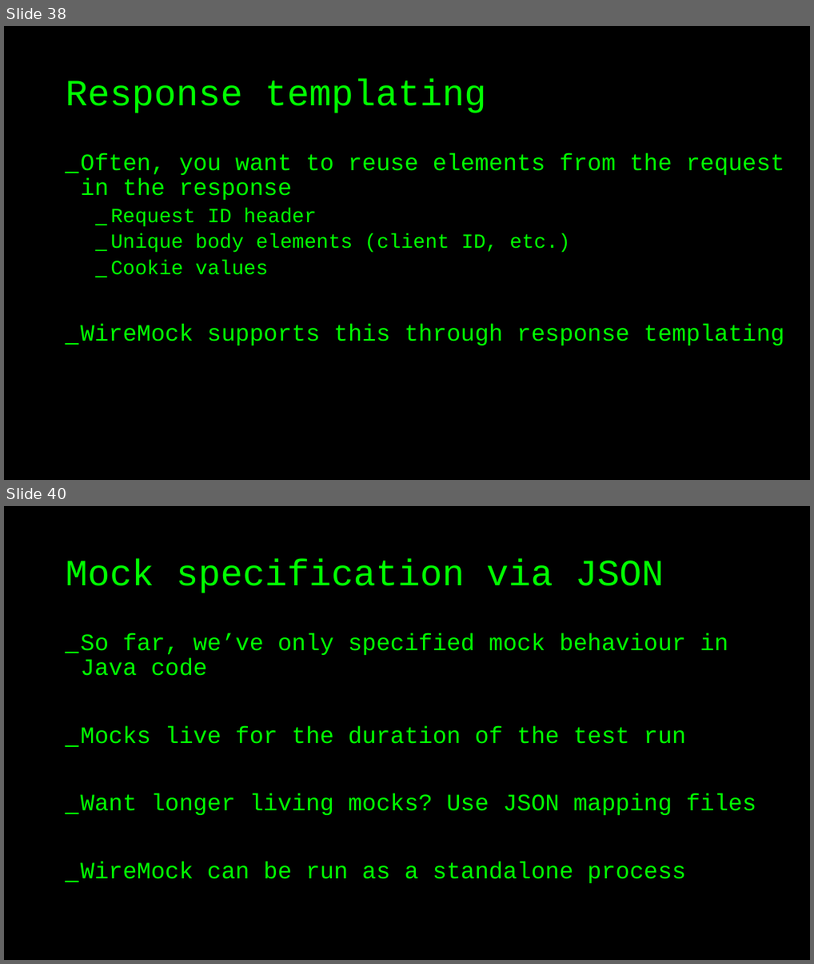
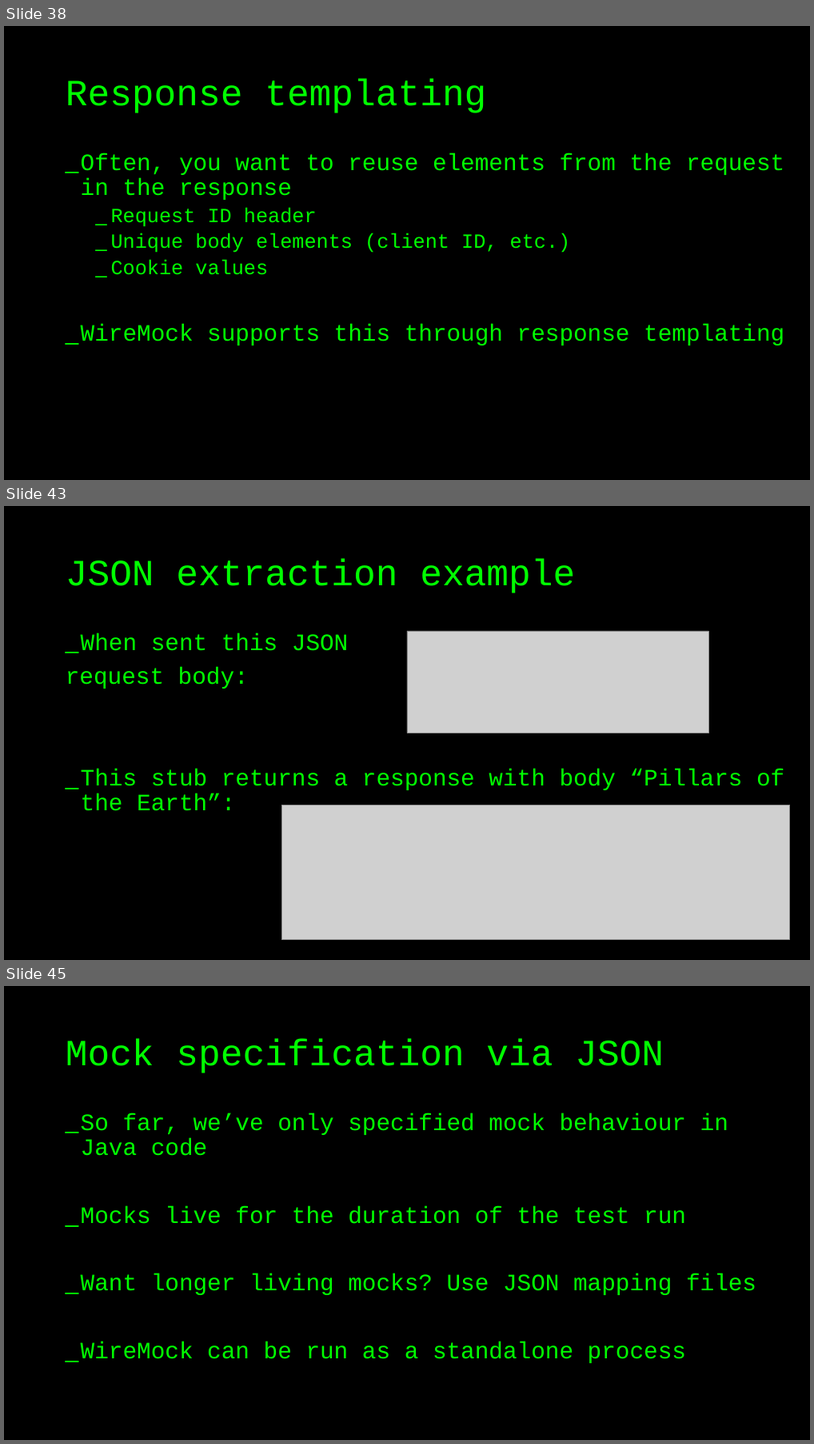
Before and after one commit to basdijkstra/wiremock-workshop, a slide deck: wiremock_workshop.pptx. Shown one above the other, each under a label of ours: slides 38 and 40 before the commit, slides 38, 43 and 45 after it; the slides between them are not shown. The pictures are 814x964 and 814x1444 pixels, drawn with LibreOffice and Linux fonts; fonts in the diff are those of the drawing; grey boxes stand for pictures. Boxes give left, top, right and bottom in pixels: in the first picture for what was removed or moved away, otherwise in the second. Text is boxed around its words. In the diff, an @@ line names an element or a change of style, - is before the commit and + after.

Commit message:
Added slides and examples for response templating

```diff
--- a/wiremock_workshop.pptx
+++ b/wiremock_workshop.pptx
@@ slide 43 added at bbox=[4, 506, 810, 960], background #000000 @@
@@ title added at bbox=[66, 560, 575, 593], 44 pt, text #00FF00 @@
+JSON extraction example
@@ text added at bbox=[66, 633, 785, 811], 28 pt, text #00FF00 @@
+_ When sent this JSON
+request body:
+_ This stub returns a response with body “Pillars of the Earth”:
@@ picture added at bbox=[407, 631, 710, 733] @@
@@ picture added at bbox=[282, 805, 790, 940] @@
@@ what was slide 40 is now slide 45 @@
```
Also in this commit, not shown: 5 other slides added, 1 slide removed, 4 other files.
